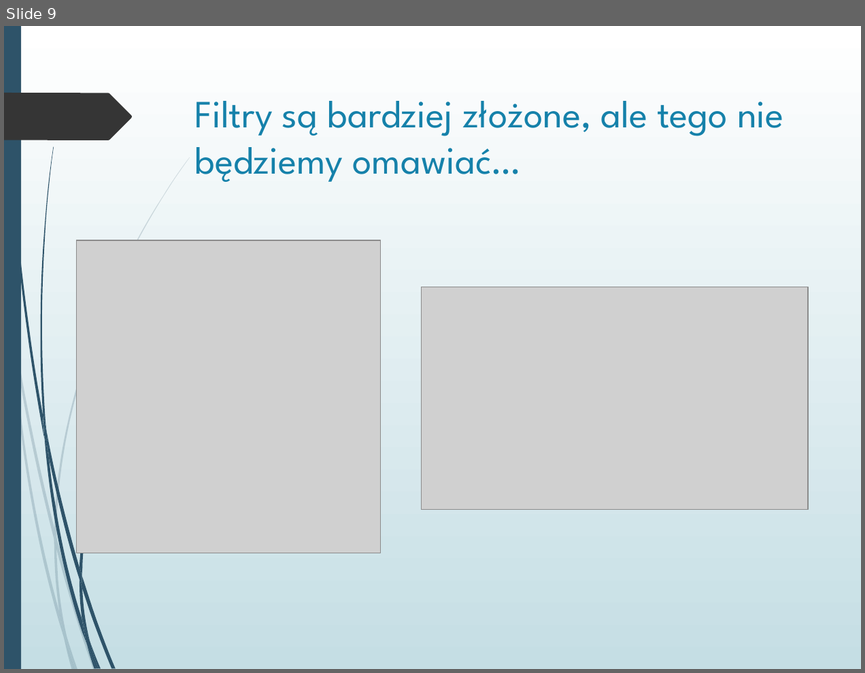
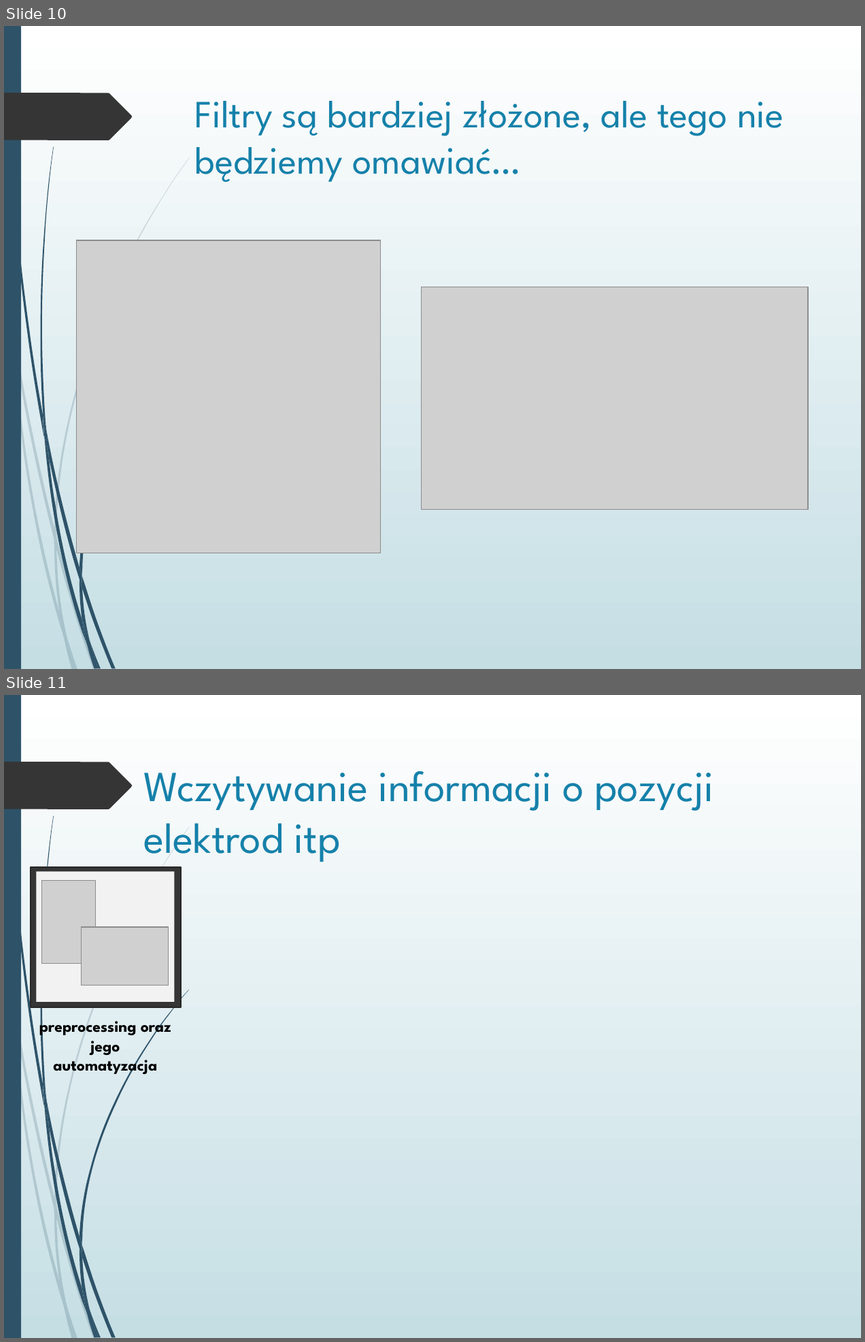
Before and after one commit to mmagnuski/AnalizaDanychEEG01, a slide deck: lectures/EEG 02 narrow.pptx. Shown one above the other, each under a label of ours: slide 9 before the commit, slides 10 and 11 after it. The pictures are 865x673 and 865x1342 pixels, drawn with LibreOffice and Linux fonts; fonts in the diff are those of the drawing; grey boxes stand for pictures. Boxes give left, top, right and bottom in pixels: in the first picture for what was removed or moved away, otherwise in the second. Text is boxed around its words. In the diff, an @@ line names an element or a change of style, - is before the commit and + after.

```diff
--- a/lectures/EEG 02 narrow.pptx
+++ b/lectures/EEG 02 narrow.pptx
@@ slide 11 added at [4, 695, 861, 1338], background gradient #FFFFFF to #C5DEE5; not listed: 24 template elements that a slide beside it also shows @@
@@ title added at [143, 771, 713, 862], 36 pt, text #1581AA @@
+Wczytywanie informacji o pozycji elektrod itp
@@ rectangle added at [31, 867, 181, 1008], fill #353535, outline #272727 1.25 pt @@
@@ rectangle added at [37, 872, 175, 1002], fill #F2F2F2 @@
@@ picture added at [41, 881, 96, 964] @@
@@ picture added at [81, 927, 169, 985] @@
@@ text added at [39, 1016, 171, 1075], 13.5 pt, text #000000, bold @@
+preprocessing oraz jego automatyzacja
@@ what was slide 9 is now slide 10 @@
```
Also in this commit, not shown: 1 slide changed, 2 other slides added.
